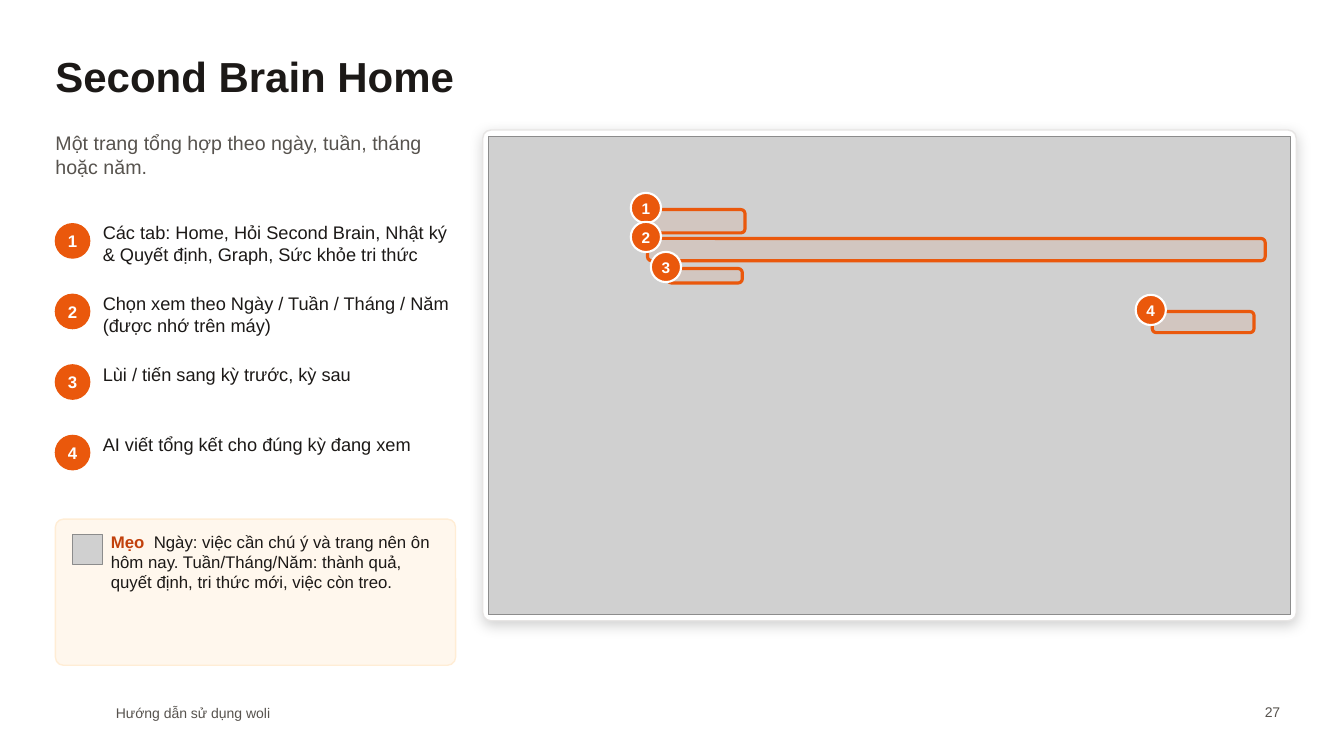
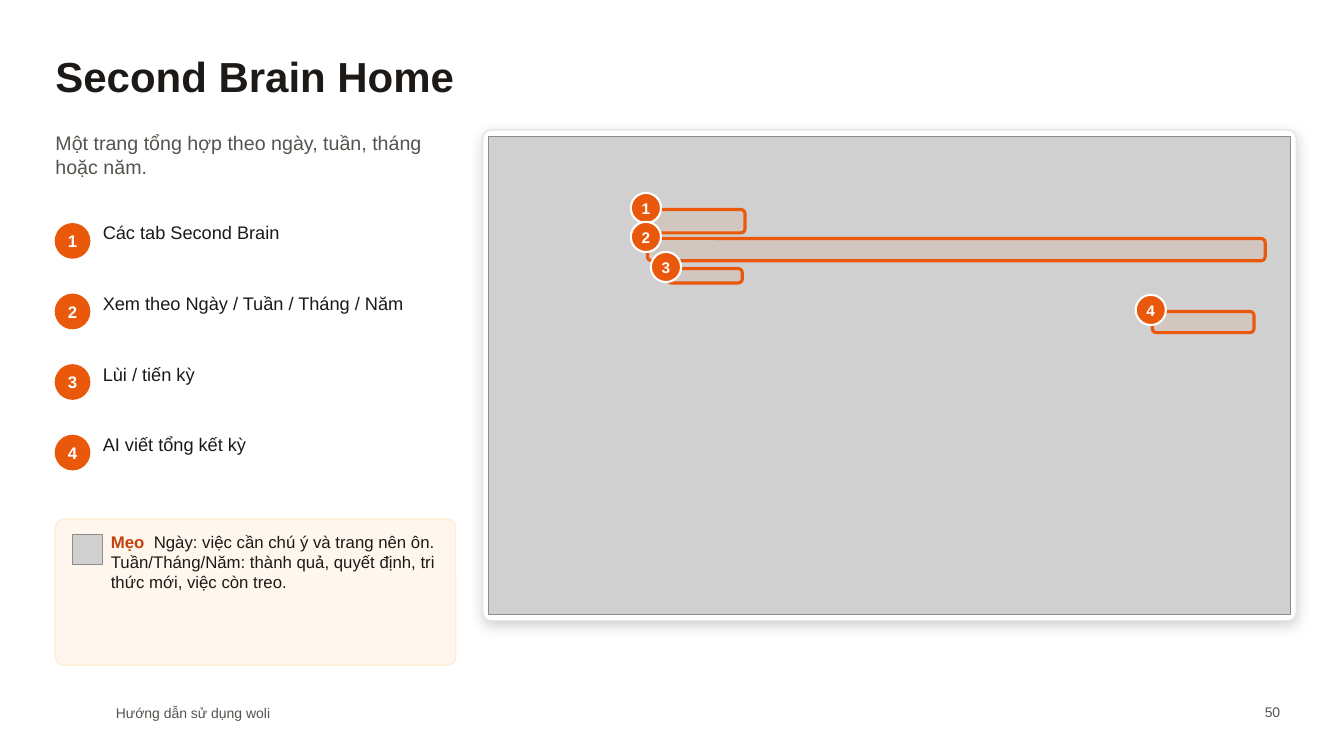
Before and after one commit to diuthihieu/hr-task-managent-CL, a slide deck: slide 50 of docs/woli-Huong-dan-su-dung.pptx (slide 27 before the commit). Drawn at 1344x756 pixels with LibreOffice and Linux fonts; fonts in the diff are those of the drawing; grey boxes stand for pictures; background and template pictures are left out. Boxes give left, top, right and bottom in pixels: in the first picture for what was removed or moved away, otherwise in the second. Text is boxed around its words. In the diff, an @@ line names an element or a change of style, - is before the commit and + after.

```diff
--- a/docs/woli-Huong-dan-su-dung.pptx
+++ b/docs/woli-Huong-dan-su-dung.pptx
@@ text at [103, 225, 279, 239]: text changed @@
-Các tab: Home, Hỏi Second Brain, Nhật ký & Quyết định, Graph, Sức khỏe tri thức
+Các tab Second Brain
@@ text at [103, 296, 403, 314]: text changed @@
-Chọn xem theo Ngày / Tuần / Tháng / Năm (được nhớ trên máy)
+Xem theo Ngày / Tuần / Tháng / Năm
@@ text at [103, 367, 194, 385]: text changed @@
-Lùi / tiến sang kỳ trước, kỳ sau
+Lùi / tiến kỳ
@@ text at [103, 437, 246, 455]: text changed @@
-AI viết tổng kết cho đúng kỳ đang xem
+AI viết tổng kết kỳ
@@ text at [111, 535, 435, 591]: text changed @@
-Mẹo Ngày: việc cần chú ý và trang nên ôn hôm nay. Tuần/Tháng/Năm: thành quả, quyết định, tri thức mới, việc còn treo.
+Mẹo Ngày: việc cần chú ý và trang nên ôn. Tuần/Tháng/Năm: thành quả, quyết định, tri thức mới, việc còn treo.
@@ page number at [1265, 707, 1281, 717]: text changed @@
-27
+50
```
Also in this commit, not shown: 27 other slides changed, 33 slides added, 3 slides removed.
